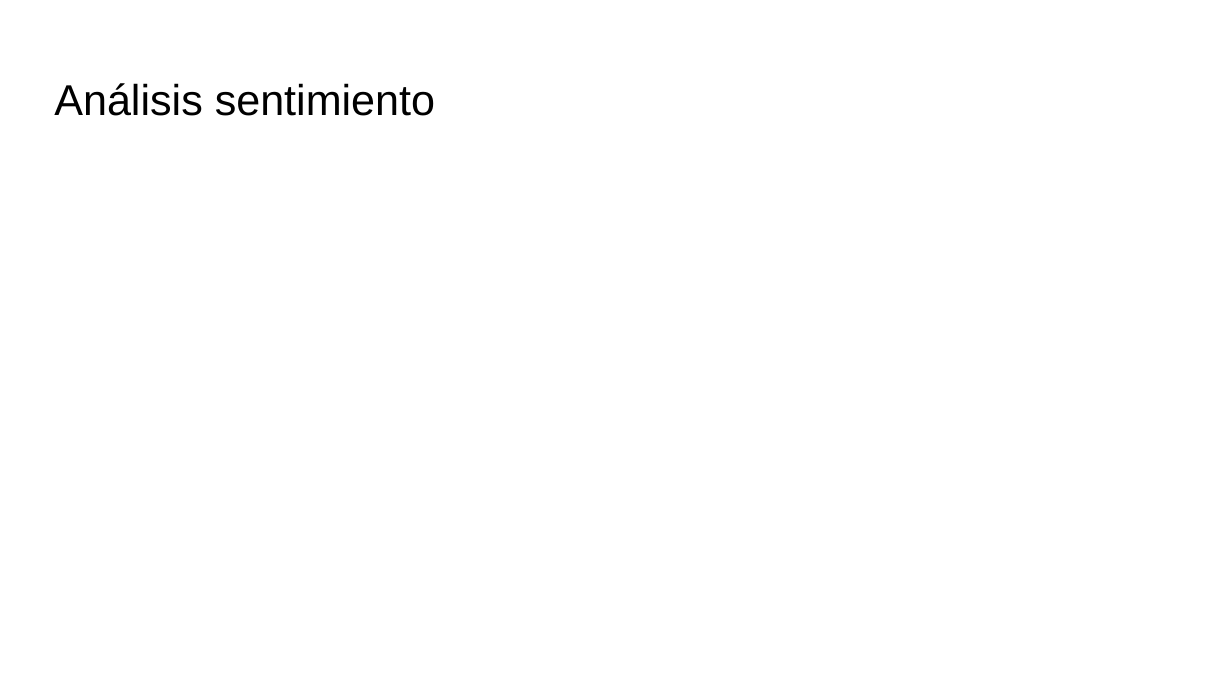
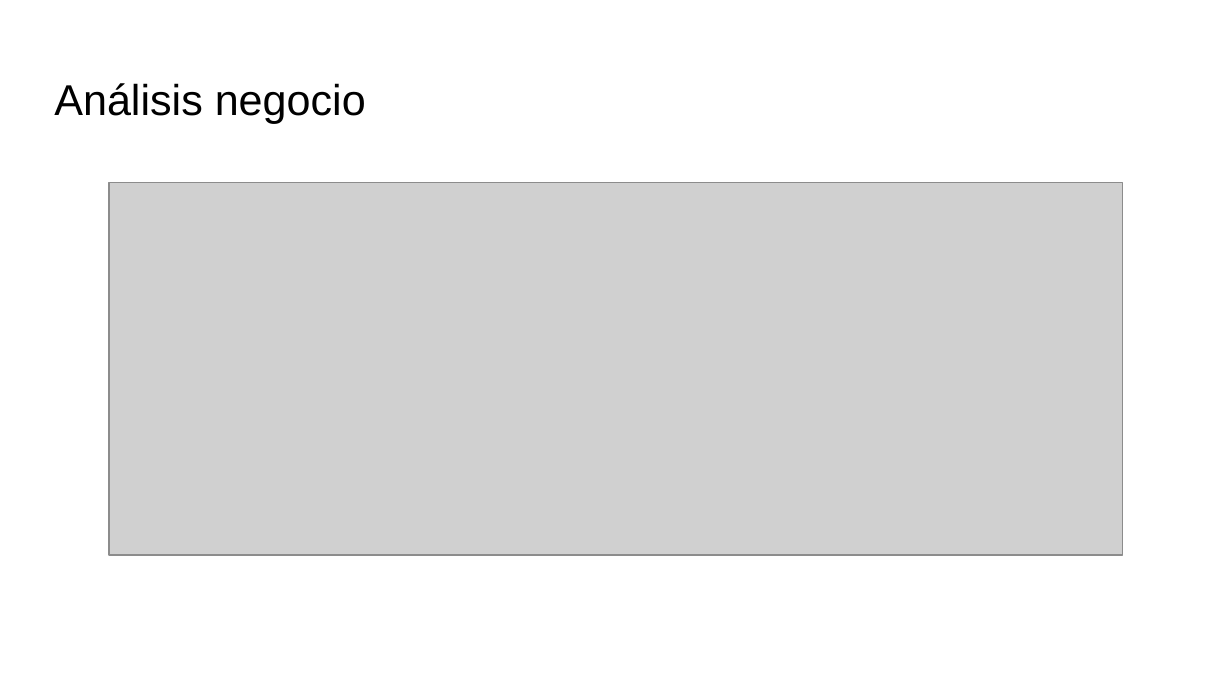
Before and after one commit to Ocnarf2070/practica_final_ML_Franco_Gonzalez, a slide deck: slide 3 of Analisis_de_recompra.pptx. Drawn at 1232x693 pixels with LibreOffice and Linux fonts; fonts in the diff are those of the drawing; grey boxes stand for pictures. Boxes give left, top, right and bottom in pixels: in the first picture for what was removed or moved away, otherwise in the second. Text is boxed around its words. In the diff, an @@ line names an element or a change of style, - is before the commit and + after.

```diff
--- a/Analisis_de_recompra.pptx
+++ b/Analisis_de_recompra.pptx
@@ title at (x1=54, y1=83, x2=366, y2=123): text changed @@
-Análisis sentimiento
+Análisis negocio
@@ picture added at (x1=110, y1=182, x2=1124, y2=554) @@
```
Also in this commit, not shown: 3 other slides changed, 2 slides added, 2 slides removed, 1 other file.
